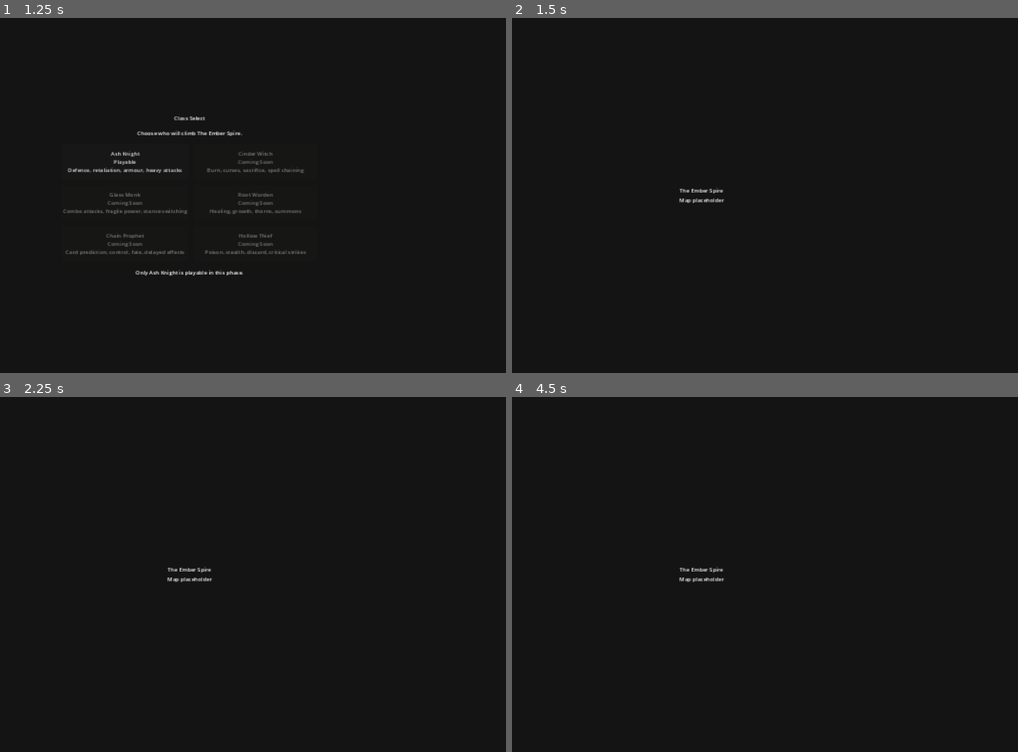
Above: before the commit, frames 1-4 (two rows, left to right).
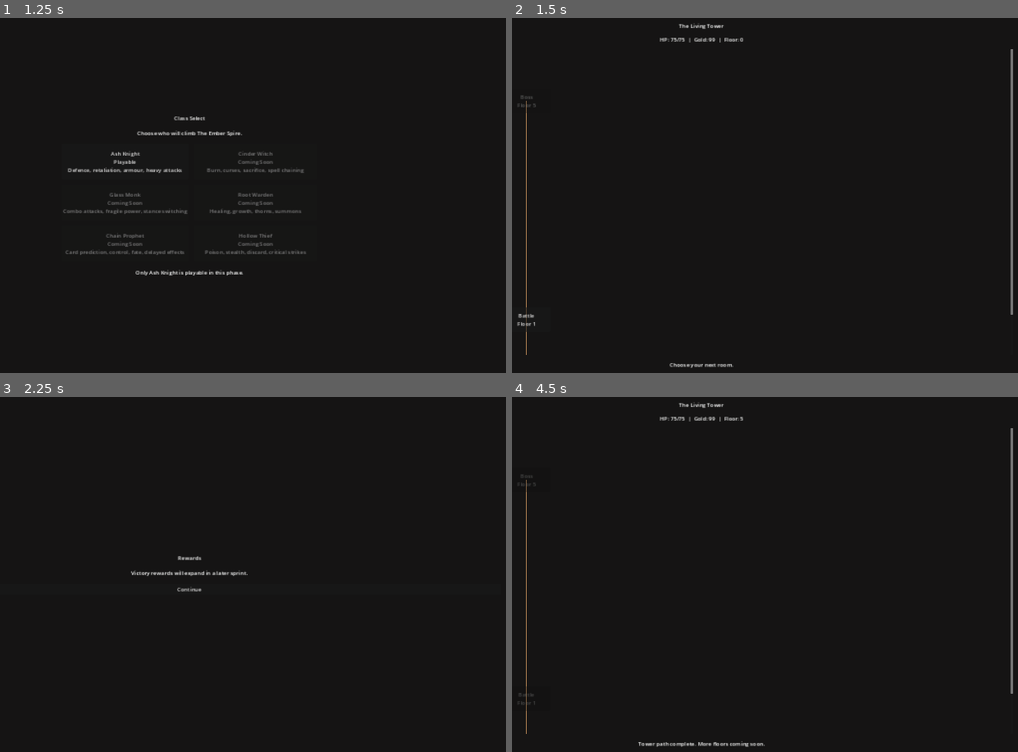
Above: after the commit, the same moments.

Repository: alexkemp8825-create/EMBER-ASCENT
Game: Godot game, scene res://scenes/main/Main.tscn
The game is run twice, just before and just after one commit, with the same random seed, the same clock (stepped at 60 frames per second) and the same inputs.
Inputs (mouse positions are in pixels of both pictures, inside the frame that each line leads up to):
- Up to frame 1 (1.25 s): click "New Run" at 0.5 s
- Up to frame 2 (1.5 s): click "Ash Knight Playable Defence, …" at 1.25 s
- Up to frame 3 (2.25 s): click (15, 698) at 2 s, where only the run after the commit has a clickable "Battle Floor 1"
- Up to frame 4 (4.5 s): click (699, 588) at 2.75 s, where only the run after the commit has a clickable "Continue"; click (527, 478) at 3.5 s, where only the run after the commit has a clickable "Boss Floor 5"; click (699, 588) at 4.25 s, where only the run after the commit has a clickable "Continue"

Frame 1 is identical in both runs. In frame 2, 1.0% of the frame differs, in the area x 0-100%, y 1-99%; in frame 3, 0.4%; in frame 4, 1.1%, in the area x 1-100%, y 1-99%.
Error after the commit: Trying to assign an array of type "Array" to a variable of type "Array[Dictionary]". (res://scripts/cards/CardData.gd:23)

Commit message:
feat: add Living Tower map UI and run integration
- Bring Sprint 01 tower data scripts onto the phase-1 Godot base.
- Store TowerState on RunState and initialize it from class select.
- Replace the map placeholder with a scrollable Living Tower view.
- Add room nodes, connection lines, and room-type routing to combat/rest/shop.
- Add continue flows on reward, rest, and shop screens to mark rooms complete.

Co-authored-by: alexkemp8825-create <alexkemp8825-create@users.noreply.github.com>

Diff:
--- a/scenes/map/MapScreen.tscn
+++ b/scenes/map/MapScreen.tscn
@@ -1,4 +1,7 @@
-[gd_scene format=3]
+[gd_scene load_steps=3 format=3]
+
+[ext_resource type="Script" path="res://scripts/map/MapScreen.gd" id="1_map_screen"]
+[ext_resource type="Script" path="res://scripts/map/TowerMapCanvas.gd" id="2_tower_map_canvas"]
 
 [node name="MapScreen" type="PanelContainer"]
 layout_mode = 3
@@ -7,24 +10,44 @@
 anchor_bottom = 1.0
 grow_horizontal = 2
 grow_vertical = 2
+script = ExtResource("1_map_screen")
 
 [node name="MarginContainer" type="MarginContainer" parent="."]
 layout_mode = 2
 theme_override_constants/margin_left = 48
-theme_override_constants/margin_top = 48
+theme_override_constants/margin_top = 32
 theme_override_constants/margin_right = 48
-theme_override_constants/margin_bottom = 48
+theme_override_constants/margin_bottom = 32
 
 [node name="Content" type="VBoxContainer" parent="MarginContainer"]
 layout_mode = 2
-alignment = 1
+theme_override_constants/separation = 16
 
 [node name="Title" type="Label" parent="MarginContainer/Content"]
 layout_mode = 2
-text = "The Ember Spire"
+text = "The Living Tower"
 horizontal_alignment = 1
 
-[node name="Subtitle" type="Label" parent="MarginContainer/Content"]
+[node name="StatsLabel" type="Label" parent="MarginContainer/Content"]
+unique_name_in_owner = true
 layout_mode = 2
-text = "Map placeholder"
+text = "HP: 0/0  |  Gold: 0  |  Floor: 0"
 horizontal_alignment = 1
+
+[node name="TowerMapScroll" type="ScrollContainer" parent="MarginContainer/Content"]
+layout_mode = 2
+size_flags_vertical = 3
+horizontal_scroll_mode = 0
+
+[node name="TowerMapCanvas" type="Control" parent="MarginContainer/Content/TowerMapScroll"]
+unique_name_in_owner = true
+custom_minimum_size = Vector2(800, 960)
+layout_mode = 2
+size_flags_horizontal = 4
+script = ExtResource("2_tower_map_canvas")
+
+[node name="StatusLabel" type="Label" parent="MarginContainer/Content"]
+unique_name_in_owner = true
+layout_mode = 2
+text = "Choose your next room."
+horizontal_alignment = 1
--- a/scenes/rest/RestScreen.tscn
+++ b/scenes/rest/RestScreen.tscn
@@ -1,4 +1,6 @@
-[gd_scene format=3]
+[gd_scene load_steps=2 format=3]
+
+[ext_resource type="Script" path="res://scripts/ui/RestScreen.gd" id="1_rest_screen"]
 
 [node name="RestScreen" type="PanelContainer"]
 layout_mode = 3
@@ -7,6 +9,7 @@
 anchor_bottom = 1.0
 grow_horizontal = 2
 grow_vertical = 2
+script = ExtResource("1_rest_screen")
 
 [node name="MarginContainer" type="MarginContainer" parent="."]
 layout_mode = 2
@@ -17,14 +20,26 @@
 
 [node name="Content" type="VBoxContainer" parent="MarginContainer"]
 layout_mode = 2
+theme_override_constants/separation = 20
 alignment = 1
 
 [node name="Title" type="Label" parent="MarginContainer/Content"]
 layout_mode = 2
-text = "Rest Site"
+text = "Rest Chamber"
 horizontal_alignment = 1
 
-[node name="Subtitle" type="Label" parent="MarginContainer/Content"]
+[node name="SubtitleLabel" type="Label" parent="MarginContainer/Content"]
+unique_name_in_owner = true
 layout_mode = 2
 text = "Rest screen placeholder"
 horizontal_alignment = 1
+
+[node name="RestButton" type="Button" parent="MarginContainer/Content"]
+unique_name_in_owner = true
+layout_mode = 2
+text = "Rest (+25% HP)"
+
+[node name="ContinueButton" type="Button" parent="MarginContainer/Content"]
+unique_name_in_owner = true
+layout_mode = 2
+text = "Continue"
--- a/scenes/rewards/RewardScreen.tscn
+++ b/scenes/rewards/RewardScreen.tscn
@@ -1,4 +1,6 @@
-[gd_scene format=3]
+[gd_scene load_steps=2 format=3]
+
+[ext_resource type="Script" path="res://scripts/ui/RewardScreen.gd" id="1_reward_screen"]
 
 [node name="RewardScreen" type="PanelContainer"]
 layout_mode = 3
@@ -7,6 +9,7 @@
 anchor_bottom = 1.0
 grow_horizontal = 2
 grow_vertical = 2
+script = ExtResource("1_reward_screen")
 
 [node name="MarginContainer" type="MarginContainer" parent="."]
 layout_mode = 2
@@ -17,6 +20,7 @@
 
 [node name="Content" type="VBoxContainer" parent="MarginContainer"]
 layout_mode = 2
+theme_override_constants/separation = 20
 alignment = 1
 
 [node name="Title" type="Label" parent="MarginContainer/Content"]
@@ -24,7 +28,13 @@
 text = "Rewards"
 horizontal_alignment = 1
 
-[node name="Subtitle" type="Label" parent="MarginContainer/Content"]
+[node name="SubtitleLabel" type="Label" parent="MarginContainer/Content"]
+unique_name_in_owner = true
 layout_mode = 2
 text = "Reward screen placeholder"
 horizontal_alignment = 1
+
+[node name="ContinueButton" type="Button" parent="MarginContainer/Content"]
+unique_name_in_owner = true
+layout_mode = 2
+text = "Continue"
--- a/scenes/shop/ShopScreen.tscn
+++ b/scenes/shop/ShopScreen.tscn
@@ -1,4 +1,6 @@
-[gd_scene format=3]
+[gd_scene load_steps=2 format=3]
+
+[ext_resource type="Script" path="res://scripts/ui/ShopScreen.gd" id="1_shop_screen"]
 
 [node name="ShopScreen" type="PanelContainer"]
 layout_mode = 3
@@ -7,6 +9,7 @@
 anchor_bottom = 1.0
 grow_horizontal = 2
 grow_vertical = 2
+script = ExtResource("1_shop_screen")
 
 [node name="MarginContainer" type="MarginContainer" parent="."]
 layout_mode = 2
@@ -17,14 +20,21 @@
 
 [node name="Content" type="VBoxContainer" parent="MarginContainer"]
 layout_mode = 2
+theme_override_constants/separation = 20
 alignment = 1
 
 [node name="Title" type="Label" parent="MarginContainer/Content"]
 layout_mode = 2
-text = "Merchant"
+text = "Market"
 horizontal_alignment = 1
 
-[node name="Subtitle" type="Label" parent="MarginContainer/Content"]
+[node name="SubtitleLabel" type="Label" parent="MarginContainer/Content"]
+unique_name_in_owner = true
 layout_mode = 2
-text = "Shop placeholder"
+text = "Shop screen placeholder"
 horizontal_alignment = 1
+
+[node name="ContinueButton" type="Button" parent="MarginContainer/Content"]
+unique_name_in_owner = true
+layout_mode = 2
+text = "Leave Market"
--- /dev/null
+++ b/scenes/ui/TowerRoomView.tscn
@@ -0,0 +1,9 @@
+[gd_scene load_steps=2 format=3]
+
+[ext_resource type="Script" path="res://scripts/ui/TowerRoomView.gd" id="1_tower_room_view"]
+
+[node name="TowerRoomView" type="Button"]
+custom_minimum_size = Vector2(140, 72)
+layout_mode = 0
+text = "Room"
+script = ExtResource("1_tower_room_view")
--- a/scripts/core/RunState.gd
+++ b/scripts/core/RunState.gd
@@ -1,4 +1,6 @@
 extends Node
+
+const TowerStateScript := preload("res://scripts/tower/TowerState.gd")
 
 var selected_class: String = ""
 var max_hp: int = 0
@@ -12,6 +14,8 @@
 var completed_nodes: Array[String] = []
 var current_node_id: String = ""
 var run_seed: int = 0
+var tower_state: TowerState
+var active_room_id: String = ""
 
 
 func reset_run() -> void:
@@ -27,7 +31,44 @@
 	completed_nodes.clear()
 	current_node_id = ""
 	run_seed = 0
+	tower_state = null
+	active_room_id = ""
 
 
 func has_active_run() -> bool:
 	return selected_class != "" and current_hp > 0
+
+
+func create_new_tower() -> void:
+	tower_state = TowerStateScript.new()
+	tower_state.create_new_tower()
+	current_floor = 0
+	current_node_id = tower_state.current_room_id
+
+
+func get_tower_state() -> TowerState:
+	if tower_state == null:
+		create_new_tower()
+
+	return tower_state
+
+
+func enter_room(room_id: String) -> void:
+	active_room_id = room_id
+	var room := get_tower_state().get_room(room_id)
+	if room != null:
+		current_floor = room.floor
+		current_node_id = room_id
+
+
+func complete_active_room() -> bool:
+	if active_room_id == "":
+		return false
+
+	var completed := get_tower_state().mark_room_completed(active_room_id)
+	if completed:
+		current_node_id = get_tower_state().current_room_id
+		current_floor = get_tower_state().get_room(active_room_id).floor
+
+	active_room_id = ""
+	return completed
--- /dev/null
+++ b/scripts/map/MapScreen.gd
@@ -0,0 +1,65 @@
+extends PanelContainer
+
+const TowerRoomDatabaseScript := preload("res://scripts/tower/TowerRoomDatabase.gd")
+
+@onready var stats_label: Label = %StatsLabel
+@onready var status_label: Label = %StatusLabel
+@onready var tower_map_canvas: Control = %TowerMapCanvas
+
+
+func _ready() -> void:
+	if tower_map_canvas.has_signal("room_pressed"):
+		tower_map_canvas.room_pressed.connect(_on_room_pressed)
+
+	_refresh_map()
+
+
+func _refresh_map() -> void:
+	var tower_state := RunState.get_tower_state()
+	stats_label.text = "HP: %d/%d  |  Gold: %d  |  Floor: %d" % [
+		RunState.current_hp,
+		RunState.max_hp,
+		RunState.gold,
+		tower_state.get_room(tower_state.current_room_id).floor if tower_state.get_room(tower_state.current_room_id) != null else 0,
+	]
+
+	if tower_map_canvas.has_method("refresh"):
+		tower_map_canvas.refresh(tower_state)
+
+	var available_rooms := tower_state.get_available_rooms()
+	if available_rooms.is_empty():
+		status_label.text = "Tower path complete. More floors coming soon."
+	else:
+		status_label.text = "Choose your next room."
+
+
+func _on_room_pressed(room: TowerRoomData) -> void:
+	RunState.enter_room(room.room_id)
+
+	match room.room_type:
+		TowerRoomDatabaseScript.ROOM_BATTLE:
+			SceneLoader.change_to_combat(_get_battle_encounter_id(room.floor))
+		TowerRoomDatabaseScript.ROOM_BOSS:
+			SceneLoader.change_to_combat("bellows_saint")
+		TowerRoomDatabaseScript.ROOM_REST:
+			SceneLoader.change_to_rest()
+		TowerRoomDatabaseScript.ROOM_MARKET:
+			SceneLoader.change_to_shop()
+		_:
+			_complete_placeholder_room(room)
+
+
+func _get_battle_encounter_id(floor: int) -> String:
+	if floor >= 3:
+		return "molten_guard"
+
+	if floor >= 2:
+		return "furnace_cultist"
+
+	return "charred_rat"
+
+
+func _complete_placeholder_room(room: TowerRoomData) -> void:
+	RunState.complete_active_room()
+	status_label.text = "%s cleared." % room.display_name
+	_refresh_map()
--- /dev/null
+++ b/scripts/map/TowerMapCanvas.gd
@@ -0,0 +1,88 @@
+extends Control
+
+const TowerRoomViewScene := preload("res://scenes/ui/TowerRoomView.tscn")
+
+signal room_pressed(room: TowerRoomData)
+
+const ROOM_NODE_SIZE := Vector2(140, 72)
+const CANVAS_PADDING := Vector2(80, 80)
+const CANVAS_WIDTH := 800.0
+const CANVAS_BASE_HEIGHT := 960.0
+
+var _tower_state: TowerState
+var _room_views: Dictionary = {}
+
+
+func refresh(tower_state: TowerState) -> void:
+	_tower_state = tower_state
+	_clear_room_views()
+	_update_canvas_size()
+	_create_room_views()
+	queue_redraw()
+
+
+func _clear_room_views() -> void:
+	for child in get_children():
+		child.queue_free()
+
+	_room_views.clear()
+
+
+func _create_room_views() -> void:
+	if _tower_state == null:
+		return
+
+	var available_room_ids := {}
+	for room in _tower_state.get_available_rooms():
+		available_room_ids[room.room_id] = true
+
+	for room in _tower_state.rooms:
+		var room_view := TowerRoomViewScene.instantiate()
+		add_child(room_view)
+		room_view.position = _room_screen_position(room) - (ROOM_NODE_SIZE * 0.5)
+		room_view.custom_minimum_size = ROOM_NODE_SIZE
+		room_view.size = ROOM_NODE_SIZE
+		room_view.set_room(
+			room,
+			room.room_id == _tower_state.current_room_id,
+			available_room_ids.has(room.room_id)
+		)
+		room_view.room_pressed.connect(_on_room_pressed)
+		_room_views[room.room_id] = room_view
+
+	_update_canvas_size()
+
+
+func _update_canvas_size() -> void:
+	var canvas_height := CANVAS_BASE_HEIGHT
+	if _tower_state != null:
+		canvas_height = max(
+			CANVAS_BASE_HEIGHT,
+			absf(_tower_state.highest_floor) * TowerState.ROOM_VERTICAL_SPACING + (CANVAS_PADDING.y * 2.0) + ROOM_NODE_SIZE.y
+		)
+
+	custom_minimum_size = Vector2(CANVAS_WIDTH, canvas_height)
+	size = custom_minimum_size
+
+
+func _room_screen_position(room: TowerRoomData) -> Vector2:
+	return Vector2(CANVAS_WIDTH * 0.5, size.y - CANVAS_PADDING.y) + room.position
+
+
+func _draw() -> void:
+	if _tower_state == null:
+		return
+
+	for connection in _tower_state.connections:
+		var from_room := _tower_state.get_room(str(connection.get("from", "")))
+		var to_room := _tower_state.get_room(str(connection.get("to", "")))
+		if from_room == null or to_room == null:
+			continue
+
+		var from_position := _room_screen_position(from_room)
+		var to_position := _room_screen_position(to_room)
+		draw_line(from_position, to_position, Color(0.75, 0.55, 0.35, 0.9), 3.0)
+
+
+func _on_room_pressed(room: TowerRoomData) -> void:
+	room_pressed.emit(room)
--- /dev/null
+++ b/scripts/tower/TowerRoomData.gd
@@ -0,0 +1,70 @@
+extends RefCounted
+class_name TowerRoomData
+
+var room_id: String = ""
+var room_type: String = ""
+var display_name: String = ""
+var floor: int = 0
+var position: Vector2 = Vector2.ZERO
+var connected_room_ids: Array[String] = []
+var source_card_id: String = ""
+var completed: bool = false
+
+
+func _init(
+	p_room_id: String = "",
+	p_room_type: String = "",
+	p_display_name: String = "",
+	p_floor: int = 0,
+	p_position: Vector2 = Vector2.ZERO,
+	p_source_card_id: String = ""
+) -> void:
+	room_id = p_room_id
+	room_type = p_room_type
+	display_name = p_display_name
+	floor = p_floor
+	position = p_position
+	source_card_id = p_source_card_id
+
+
+func serialize() -> Dictionary:
+	return {
+		"room_id": room_id,
+		"room_type": room_type,
+		"display_name": display_name,
+		"floor": floor,
+		"position": {
+			"x": position.x,
+			"y": position.y,
+		},
+		"connected_room_ids": connected_room_ids.duplicate(),
+		"source_card_id": source_card_id,
+		"completed": completed,
+	}
+
+
+static func deserialize(data: Dictionary) -> TowerRoomData:
+	var room := TowerRoomData.new()
+	room.room_id = str(data.get("room_id", ""))
+	room.room_type = str(data.get("room_type", ""))
+	room.display_name = str(data.get("display_name", ""))
+	room.floor = int(data.get("floor", 0))
+	room.position = _deserialize_position(data.get("position", {}))
+	room.source_card_id = str(data.get("source_card_id", ""))
+	room.completed = bool(data.get("completed", false))
+
+	room.connected_room_ids.clear()
+	for connected_room_id in data.get("connected_room_ids", []):
+		room.connected_room_ids.append(str(connected_room_id))
+
+	return room
+
+
+static func _deserialize_position(value: Variant) -> Vector2:
+	if value is Dictionary:
+		return Vector2(float(value.get("x", 0.0)), float(value.get("y", 0.0)))
+
+	if value is Vector2:
+		return value
+
+	return Vector2.ZERO
--- /dev/null
+++ b/scripts/tower/TowerRoomDatabase.gd
@@ -0,0 +1,41 @@
+extends RefCounted
+class_name TowerRoomDatabase
+
+const ROOM_ENTRANCE := "entrance"
+const ROOM_BATTLE := "battle"
+const ROOM_FORGE := "forge"
+const ROOM_OBSERVATORY := "observatory"
+const ROOM_MARKET := "market"
+const ROOM_SHRINE := "shrine"
+const ROOM_REST := "rest"
+const ROOM_BOSS := "boss"
+
+const ROOM_TYPES: Array[String] = [
+	ROOM_ENTRANCE,
+	ROOM_BATTLE,
+	ROOM_FORGE,
+	ROOM_OBSERVATORY,
+	ROOM_MARKET,
+	ROOM_SHRINE,
+	ROOM_REST,
+	ROOM_BOSS,
+]
+
+const DEFAULT_DISPLAY_NAMES := {
+	ROOM_ENTRANCE: "Entrance",
+	ROOM_BATTLE: "Battle",
+	ROOM_FORGE: "Forge",
+	ROOM_OBSERVATORY: "Observatory",
+	ROOM_MARKET: "Market",
+	ROOM_SHRINE: "Shrine",
+	ROOM_REST: "Rest Chamber",
+	ROOM_BOSS: "Boss",
+}
+
+
+static func is_valid_room_type(room_type: String) -> bool:
+	return ROOM_TYPES.has(room_type)
+
+
+static func get_default_display_name(room_type: String) -> String:
+	return DEFAULT_DISPLAY_NAMES.get(room_type, room_type.capitalize())
--- /dev/null
+++ b/scripts/tower/TowerState.gd
@@ -0,0 +1,174 @@
+extends RefCounted
+class_name TowerState
+
+const TowerRoomDataScript := preload("res://scripts/tower/TowerRoomData.gd")
+const TowerRoomDatabaseScript := preload("res://scripts/tower/TowerRoomDatabase.gd")
+
+const ROOM_VERTICAL_SPACING := 160.0
+
+var rooms: Array = []
+var connections: Array = []
+var current_room_id: String = ""
+var highest_floor: int = 0
+var tower_seed: int = 0
+
+
+func create_new_tower() -> void:
+	rooms.clear()
+	connections.clear()
+
+	tower_seed = int(Time.get_unix_time_from_system())
+
+	var entrance := _create_room(
+		"room_0",
+		TowerRoomDatabaseScript.ROOM_ENTRANCE,
+		"",
+		0
+	)
+	var battle := _create_room(
+		"room_1",
+		TowerRoomDatabaseScript.ROOM_BATTLE,
+		"",
+		1
+	)
+	var boss := _create_room(
+		"room_2",
+		TowerRoomDatabaseScript.ROOM_BOSS,
+		"",
+		5
+	)
+
+	entrance.completed = true
+
+	rooms.append(entrance)
+	rooms.append(battle)
+	rooms.append(boss)
+
+	current_room_id = entrance.room_id
+	highest_floor = boss.floor
+
+	connect_rooms(entrance.room_id, battle.room_id)
+	connect_rooms(battle.room_id, boss.room_id)
+
+
+func add_room(room_type: String, source_card_id: String, floor: int) -> TowerRoomData:
+	var room_id := _generate_room_id(room_type)
+	var room := _create_room(room_id, room_type, source_card_id, floor)
+	rooms.append(room)
+	highest_floor = max(highest_floor, floor)
+	return room
+
+
+func connect_rooms(room_a_id: String, room_b_id: String) -> bool:
+	var room_a := get_room(room_a_id)
+	var room_b := get_room(room_b_id)
+	if room_a == null or room_b == null:
+		return false
+
+	if not room_a.connected_room_ids.has(room_b_id):
+		room_a.connected_room_ids.append(room_b_id)
+
+	for connection in connections:
+		if connection.get("from", "") == room_a_id and connection.get("to", "") == room_b_id:
+			return true
+
+	connections.append({
+		"from": room_a_id,
+		"to": room_b_id,
+	})
+	return true
+
+
+func get_available_rooms() -> Array:
+	var available_rooms: Array = []
+	var current_room := get_room(current_room_id)
+	if current_room == null:
+		return available_rooms
+
+	for connected_room_id in current_room.connected_room_ids:
+		var connected_room := get_room(connected_room_id)
+		if connected_room != null and not connected_room.completed:
+			available_rooms.append(connected_room)
+
+	return available_rooms
+
+
+func mark_room_completed(room_id: String) -> bool:
+	var room := get_room(room_id)
+	if room == null:
+		return false
+
+	room.completed = true
+	current_room_id = room.room_id
+	highest_floor = max(highest_floor, room.floor)
+	return true
+
+
+func get_room(room_id: String) -> TowerRoomData:
+	for room in rooms:
+		if room.room_id == room_id:
+			return room
+
+	return null
+
+
+func serialize() -> Dictionary:
+	var serialized_rooms: Array = []
+	for room in rooms:
+		serialized_rooms.append(room.serialize())
+
+	var serialized_connections: Array = []
+	for connection in connections:
+		serialized_connections.append(connection.duplicate(true))
+
+	return {
+		"rooms": serialized_rooms,
+		"connections": serialized_connections,
+		"current_room_id": current_room_id,
+		"highest_floor": highest_floor,
+		"tower_seed": tower_seed,
+	}
+
+
+func deserialize(data: Dictionary) -> void:
+	rooms.clear()
+	connections.clear()
+
+	for room_data in data.get("rooms", []):
+		if room_data is Dictionary:
+			rooms.append(TowerRoomDataScript.deserialize(room_data))
+
+	for connection_data in data.get("connections", []):
+		if connection_data is Dictionary:
+			connections.append({
+				"from": str(connection_data.get("from", "")),
+				"to": str(connection_data.get("to", "")),
+			})
+
+	current_room_id = str(data.get("current_room_id", ""))
+	highest_floor = int(data.get("highest_floor", 0))
+	tower_seed = int(data.get("tower_seed", 0))
+
+
+func _create_room(room_id: String, room_type: String, source_card_id: String, floor: int) -> TowerRoomData:
+	var display_name := TowerRoomDatabaseScript.get_default_display_name(room_type)
+	var room_position := Vector2(0.0, -float(floor) * ROOM_VERTICAL_SPACING)
+	return TowerRoomDataScript.new(
+		room_id,
+		room_type,
+		display_name,
+		floor,
+		room_position,
+		source_card_id
+	)
+
+
+func _generate_room_id(room_type: String) -> String:
+	var room_index := rooms.size()
+	var room_id := "%s_%d" % [room_type, room_index]
+
+	while get_room(room_id) != null:
+		room_index += 1
+		room_id = "%s_%d" % [room_type, room_index]
+
+	return room_id
--- a/scripts/ui/ClassSelect.gd
+++ b/scripts/ui/ClassSelect.gd
@@ -47,7 +47,7 @@
 
 func _on_ash_knight_pressed() -> void:
 	_start_ash_knight_run()
-	status_label.text = "Ash Knight selected. Entering The Ember Spire..."
+	status_label.text = "Ash Knight selected. Entering The Living Tower..."
 	SceneLoader.change_to_map()
 
 
@@ -58,8 +58,6 @@
 	RunState.current_hp = ASH_KNIGHT_MAX_HP
 	RunState.gold = ASH_KNIGHT_STARTING_GOLD
 	RunState.current_act = 1
-	RunState.current_floor = 0
-	RunState.current_node_id = ""
 	RunState.run_seed = int(Time.get_unix_time_from_system())
 
 	RunState.deck.clear()
@@ -70,17 +68,5 @@
 	RunState.relics.append(ASH_KNIGHT_STARTER_RELIC)
 
 	RNG.set_seed(RunState.run_seed)
-	RunState.map_data = _create_phase_four_map()
+	RunState.create_new_tower()
 	RunState.completed_nodes.clear()
-
-
-func _create_phase_four_map() -> Array:
-	return [
-		{
-			"id": "floor_0_battle_0",
-			"floor": 0,
-			"type": "battle",
-			"connected_to": [],
-			"available": true,
-		},
-	]
--- /dev/null
+++ b/scripts/ui/RestScreen.gd
@@ -0,0 +1,23 @@
+extends PanelContainer
+
+@onready var subtitle_label: Label = %SubtitleLabel
+@onready var rest_button: Button = %RestButton
+@onready var continue_button: Button = %ContinueButton
+
+
+func _ready() -> void:
+	rest_button.pressed.connect(_on_rest_pressed)
+	continue_button.pressed.connect(_on_continue_pressed)
+	subtitle_label.text = "Recover 25% of your max HP, or continue climbing."
+
+
+func _on_rest_pressed() -> void:
+	var heal_amount := int(ceil(float(RunState.max_hp) * 0.25))
+	RunState.current_hp = min(RunState.current_hp + heal_amount, RunState.max_hp)
+	subtitle_label.text = "You rest and recover %d HP." % heal_amount
+	rest_button.disabled = true
+
+
+func _on_continue_pressed() -> void:
+	RunState.complete_active_room()
+	SceneLoader.change_to_map()
--- /dev/null
+++ b/scripts/ui/RewardScreen.gd
@@ -0,0 +1,14 @@
+extends PanelContainer
+
+@onready var subtitle_label: Label = %SubtitleLabel
+@onready var continue_button: Button = %ContinueButton
+
+
+func _ready() -> void:
+	continue_button.pressed.connect(_on_continue_pressed)
+	subtitle_label.text = "Victory rewards will expand in a later sprint."
+
+
+func _on_continue_pressed() -> void:
+	RunState.complete_active_room()
+	SceneLoader.change_to_map()
--- /dev/null
+++ b/scripts/ui/ShopScreen.gd
@@ -0,0 +1,14 @@
+extends PanelContainer
+
+@onready var subtitle_label: Label = %SubtitleLabel
+@onready var continue_button: Button = %ContinueButton
+
+
+func _ready() -> void:
+	continue_button.pressed.connect(_on_continue_pressed)
+	subtitle_label.text = "Market wares will arrive in a later sprint."
+
+
+func _on_continue_pressed() -> void:
+	RunState.complete_active_room()
+	SceneLoader.change_to_map()
--- /dev/null
+++ b/scripts/ui/TowerRoomView.gd
@@ -0,0 +1,33 @@
+extends Button
+
+signal room_pressed(room: TowerRoomData)
+
+var room_data: TowerRoomData
+
+
+func _ready() -> void:
+	pressed.connect(_on_pressed)
+
+
+func set_room(room: TowerRoomData, is_current: bool, is_available: bool) -> void:
+	room_data = room
+	text = "%s\nFloor %d" % [room.display_name, room.floor]
+	tooltip_text = room.room_type.capitalize()
+
+	if room.completed:
+		modulate = Color(0.55, 0.55, 0.55, 1.0)
+		disabled = true
+	elif is_current:
+		modulate = Color(1.0, 0.85, 0.45, 1.0)
+		disabled = true
+	elif is_available:
+		modulate = Color(1.0, 1.0, 1.0, 1.0)
+		disabled = false
+	else:
+		modulate = Color(0.7, 0.7, 0.7, 1.0)
+		disabled = true
+
+
+func _on_pressed() -> void:
+	if room_data != null:
+		room_pressed.emit(room_data)
Not shown, added: scenes/tower/.gitkeep
